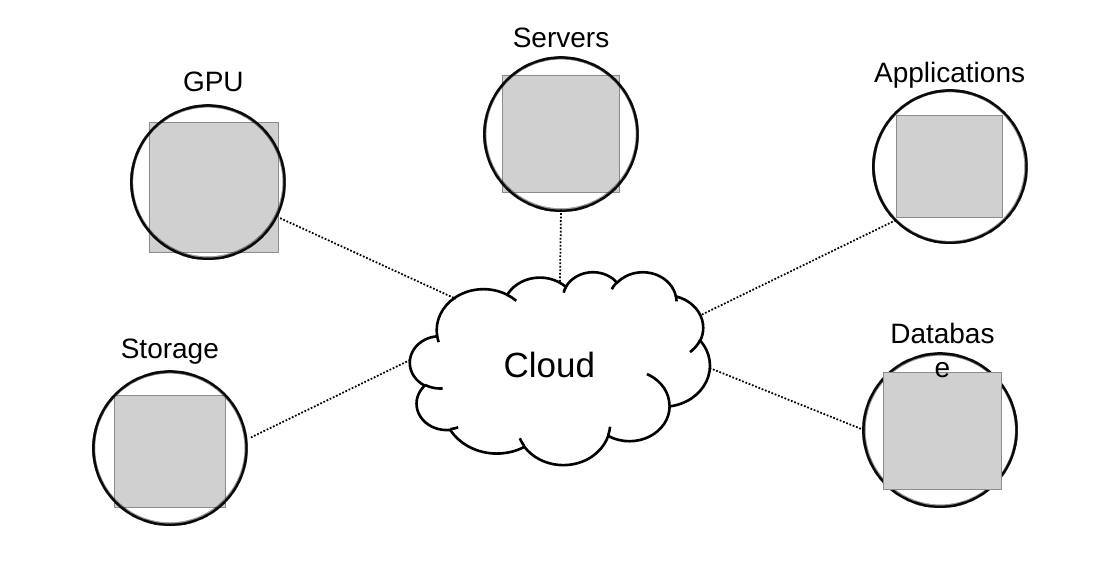
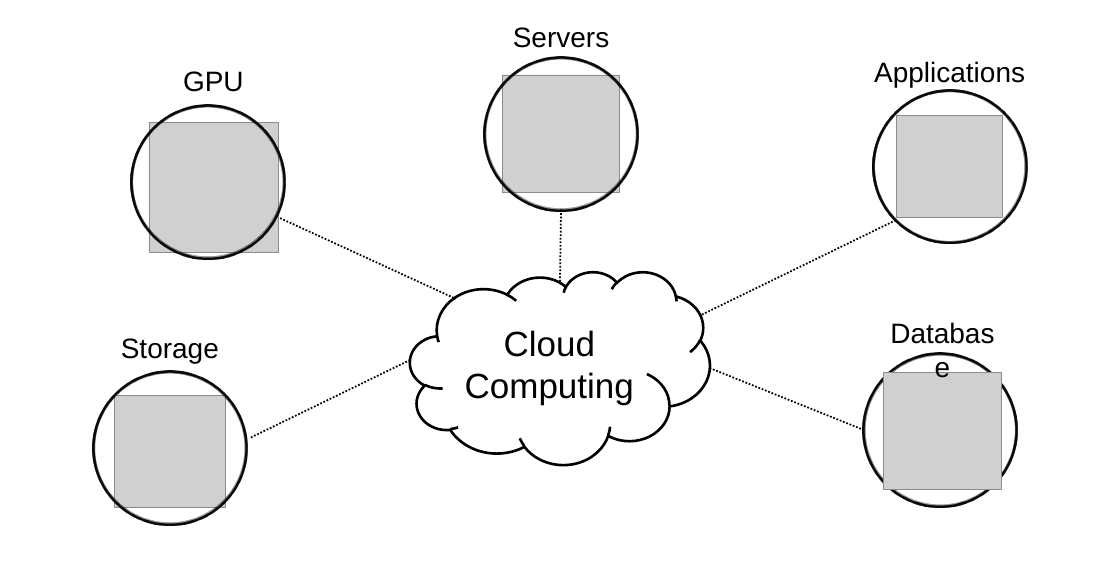
Before and after one commit to haraldott/ausarbeitung, a slide deck: slide 1 of img/cloud.pptx. Drawn at 1120x564 pixels with LibreOffice and Linux fonts; fonts in the diff are those of the drawing; grey boxes stand for pictures. Boxes give left, top, right and bottom in pixels: in the first picture for what was removed or moved away, otherwise in the second. Text is boxed around its words. In the diff, an @@ line names an element or a change of style, - is before the commit and + after.

```diff
--- a/img/cloud.pptx
+++ b/img/cloud.pptx
@@ text in cloud at (465, 372, 634, 405): paragraph added @@
+Computing
```
Also in this commit, not shown: 9 other files.
